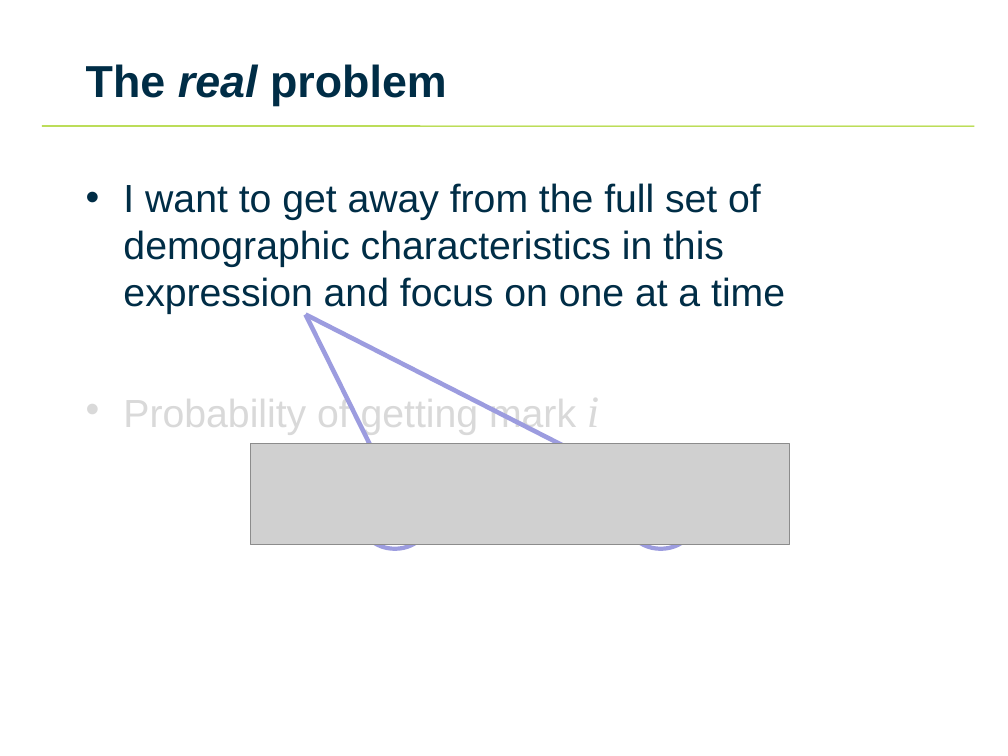
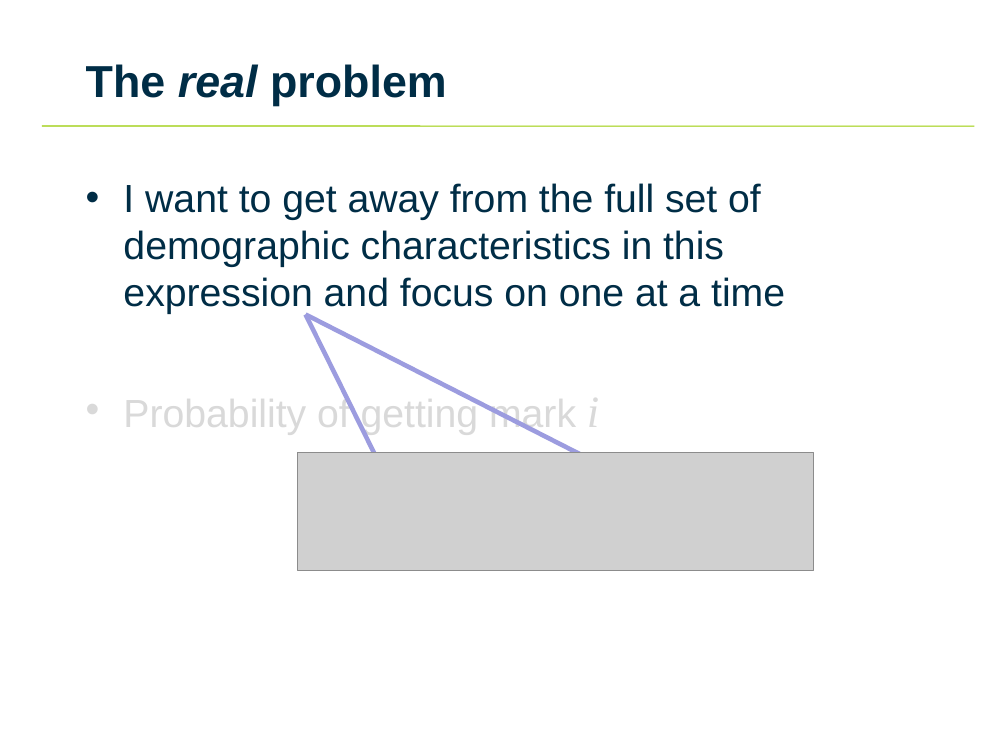
Before and after one commit to sumitrahman/perfman, a slide deck: slide 15 of GSSM presentation.ppt. Drawn at 1008x756 pixels with LibreOffice and Linux fonts; fonts in the diff are those of the drawing; grey boxes stand for pictures. Boxes give left, top, right and bottom in pixels: in the first picture for what was removed or moved away, otherwise in the second. Text is boxed around its words. In the diff, an @@ line names an element or a change of style, - is before the commit and + after.

```diff
--- a/GSSM presentation.ppt
+++ b/GSSM presentation.ppt
@@ picture: place and size @@
-picture at bbox=[250, 444, 789, 544]
+picture at bbox=[297, 453, 813, 571]
@@ ellipse removed at bbox=[361, 493, 428, 548] @@
@@ ellipse removed at bbox=[627, 493, 695, 548] @@
```
Also in this commit, not shown: 1 other slide changed, 4 other files.
